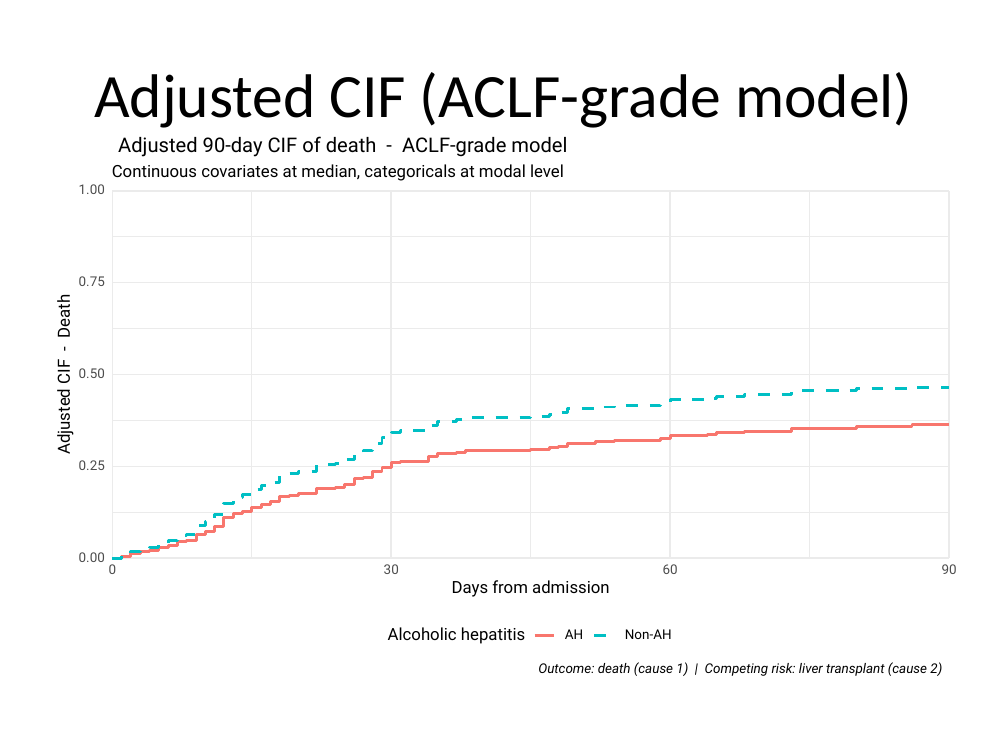
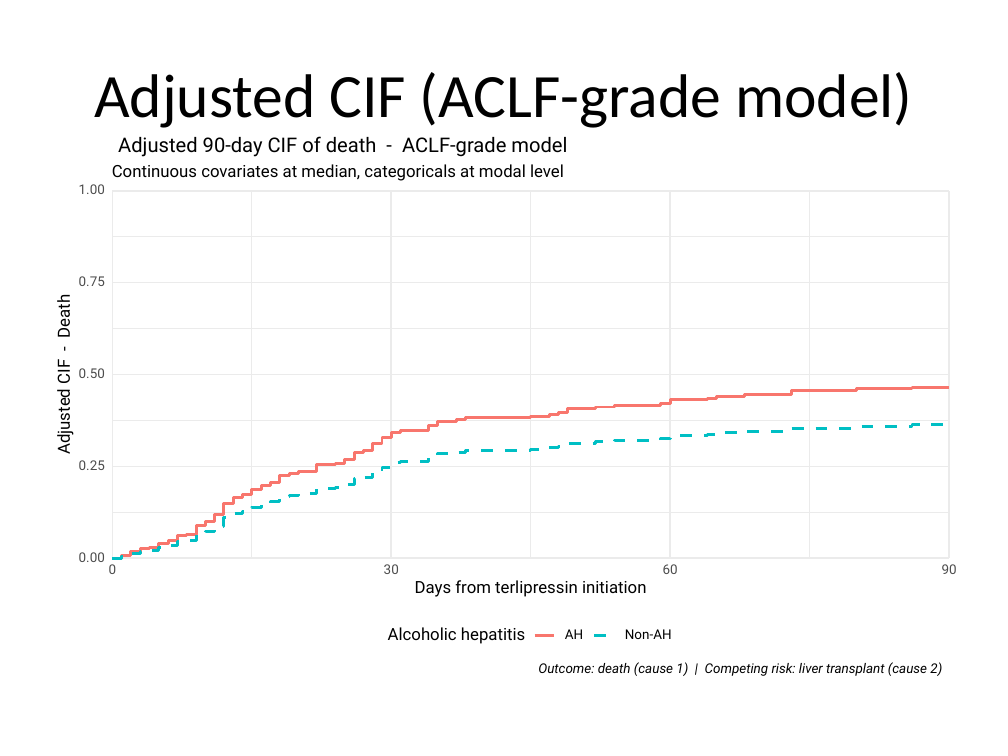
Before and after one commit to Tianqi-Ouyang/AlcHep, a slide deck: slide 1 of plots/adjusted_aclf.pptx. Drawn at 1008x756 pixels with LibreOffice and Linux fonts; fonts in the diff are those of the drawing. Boxes give left, top, right and bottom in pixels: in the first picture for what was removed or moved away, otherwise in the second. Text is boxed around its words. In the diff, an @@ line names an element or a change of style, - is before the commit and + after.

```diff
--- a/plots/adjusted_aclf.pptx
+++ b/plots/adjusted_aclf.pptx
@@ freeform shape: place and size @@
-freeform shape at <box>112,425,949,558</box>
+freeform shape at <box>112,387,949,558</box>
@@ freeform shape: place and size @@
-freeform shape at <box>112,387,949,558</box>
+freeform shape at <box>112,425,949,558</box>
@@ text at <box>415,580,646,597</box>: text changed @@
-Days from admission
+Days from terlipressin initiation
```
Also in this commit, not shown: 19 other files.
